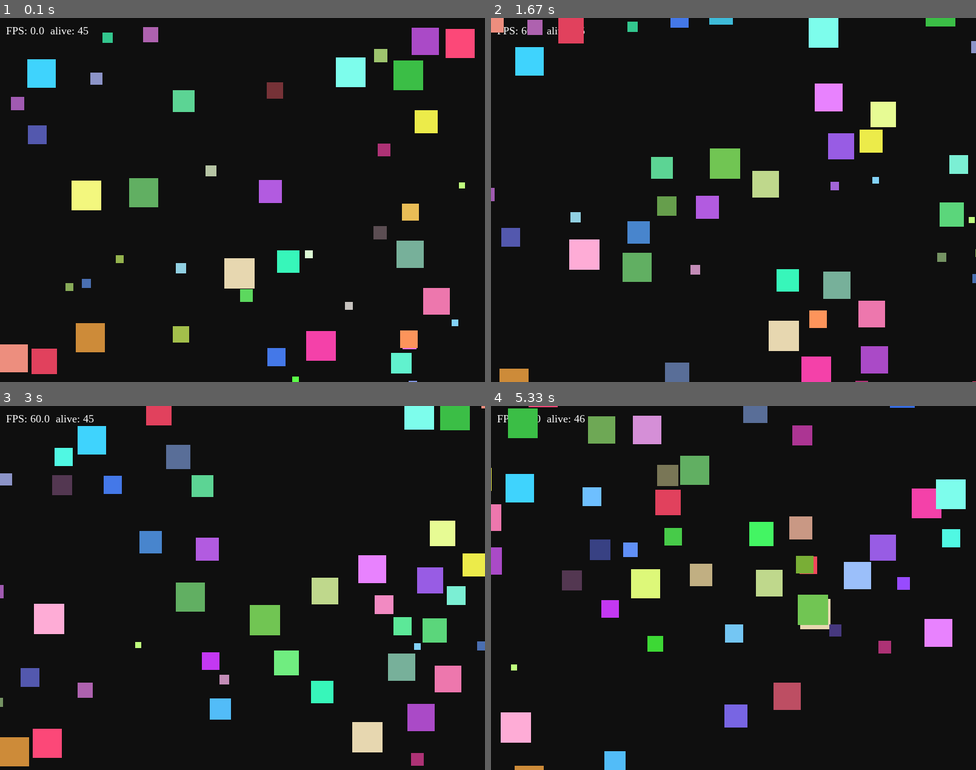
Above: before the commit, frames 1-4 (two rows, left to right).
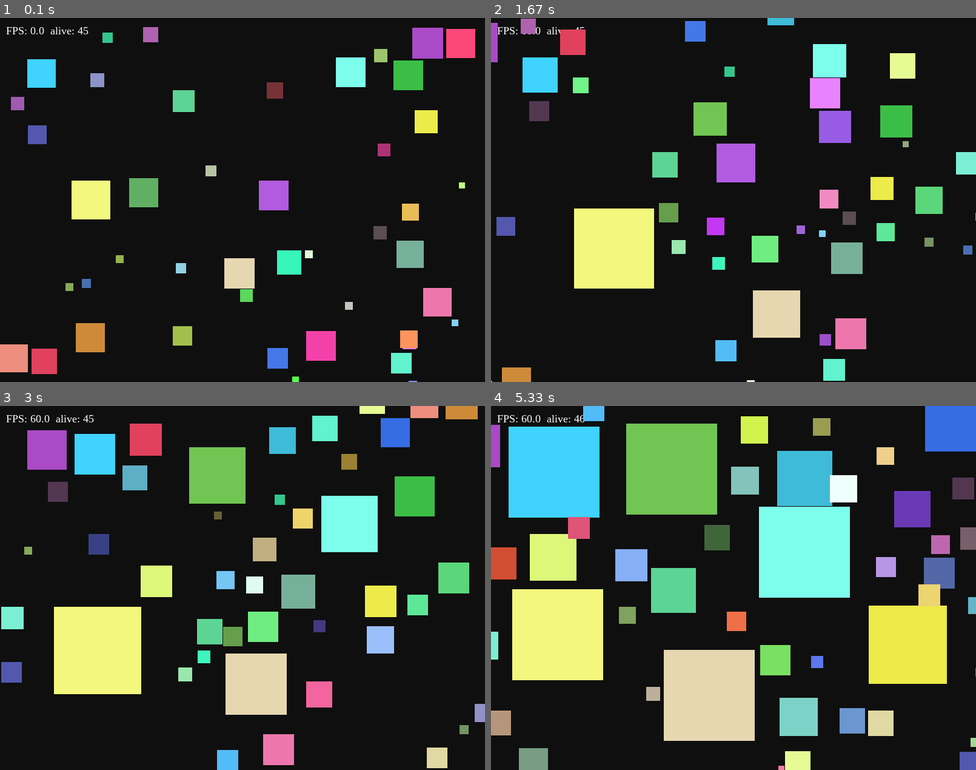
Above: after the commit, the same moments.

Repository: afinakholidi67/lab8-pygame
Game: pygame game, started from main.py
Same seed, same stepped clock (60 frames per second), same inputs: the game is played once before the commit and once after it.
Inputs:
- Up to frame 1 (0.1 s): no input
- Up to frame 2 (1.67 s): no input
- Up to frame 3 (3 s): no input
- Up to frame 4 (5.33 s): no input

The runs differ from the first frame. In frame 1, 1.0% of the frame differs, in the area x 14-98%, y 2-97%; in frame 2, 21%; in frame 3, 32%; in frame 4, 48%, in the area x 0-100%, y 0-100%.

Commit message:
exam: q6 - eating++

Diff:
--- a/main.py
+++ b/main.py
@@ -14,6 +14,7 @@
 THREAT_RADIUS = 80.0
 HUNT_RADIUS = 120.0
 SPAWN_INTERVAL = 3.0
+MAX_GROWTH_SIZE = 150.0
 
 
 Square = dict[str, float | tuple[int, int, int]]
@@ -147,21 +148,33 @@
     square["life"] = float(square["life"]) - dt_seconds
 def check_kills(squares: list[Square]) -> set[int]:
     killed = set()
-    for i, a in enumerate(squares):
-        if i in killed:
-            continue
-        for j, b in enumerate(squares):
-            if j <= i or j in killed:
-                continue
-            if check_collision(a, b):
-                a_size = float(a["size"])
-                b_size = float(b["size"])
-                if a_size > b_size:
-                    killed.add(j)
-                elif b_size > a_size:
-                    killed.add(i)
-                break
+    for i in range(len(squares)):
+        if i in killed: continue
+        for j in range(i + 1, len(squares)):
+            if j in killed: continue
+
+            sq_a = squares[i]
+            sq_b = squares[j]
+
+            if check_collision(sq_a, sq_b):
+                size_a = float(sq_a["size"])
+                size_b = float(sq_b["size"])
+                if size_a > size_b:
+                    predator, prey, prey_idx = sq_a, sq_b, j
+                elif size_b > size_a:
+                    predator, prey, prey_idx = sq_b, sq_a, i
+                else:
+                    continue
+                killed.add(prey_idx)
+                growth = float(prey["size"]) * 0.2
+                new_size = min(MAX_GROWTH_SIZE, float(predator["size"]) + growth)
+                predator["size"] = new_size
+                predator["max_speed"] = GLOBAL_MAX_SPEED * (MIN_SIZE / new_size)
+                if prey_idx == i:
+                    break
+
     return killed
+
 def draw_square(screen: pygame.Surface, square: Square) -> None:
     x = int(square["x"])
     y = int(square["y"])
